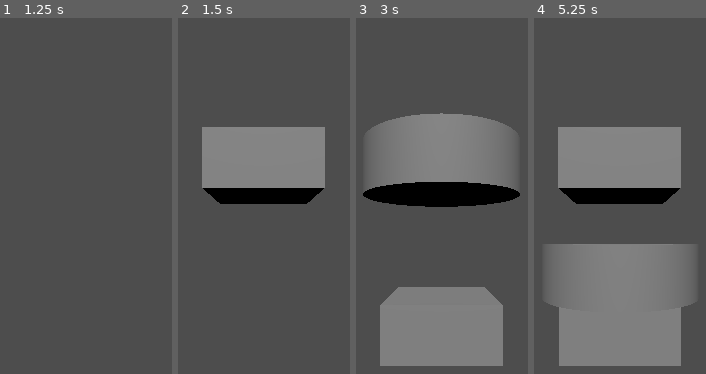
Above: before the commit, frames 1-4 (left to right).
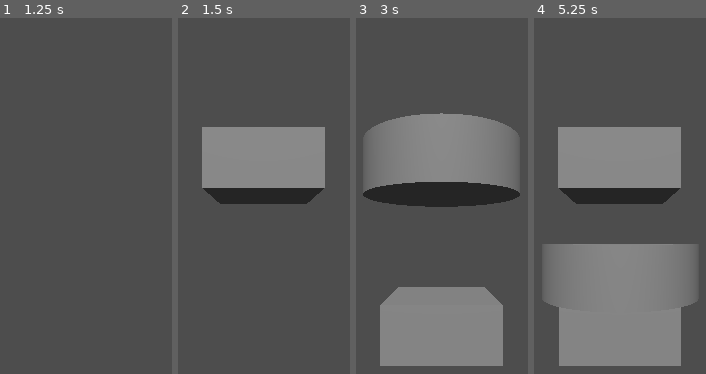
Above: after the commit, the same moments.

Repository: dream-team-reborn/godot-wild-jam-73
Game: Godot game, scene res://scenes/game.tscn
Two runs of this game, one before a commit and one after it. Both use one fixed random seed, a clock stepped at 60 frames per second and the inputs below. Before the commit the project has no main scene; this scene is started directly in both runs.
Inputs:
- Up to frame 1 (1.25 s): tap Enter at 0.5 s; hold Right (move_right) from 0.53 s (still down)
- Up to frame 2 (1.5 s): tap Space at 1.25 s; release Right (move_right) at 1.28 s; hold Down (move_down) from 1.28 s (still down)
- Up to frame 3 (3 s): release Down (move_down) at 2.03 s; hold Right (move_right) 2.03-2.78 s; tap Enter at 2.75 s; hold Up (move_up) from 2.78 s (still down)
- Up to frame 4 (5.25 s): release Up (move_up) at 3.53 s; hold Left (move_left) 3.53-5.03 s; tap Space at 4.25 s; tap Enter at 5 s; hold Down (move_down) from 5.03 s (still down)

Frame 1 is identical in both runs. In frame 2, 2.7% of the frame differs, in the area x 14-85%, y 47-53%; in frame 3, 5.0%, in the area x 4-96%, y 46-54%; in frame 4, 2.7%.

Commit message:
feat(eventbus): add base eventbus signals

Diff:
--- a/project.godot
+++ b/project.godot
@@ -11,12 +11,9 @@
 [application]
 
 config/name="GodotWildJam73"
+run/main_scene="res://scenes/game.tscn"
 config/features=PackedStringArray("4.3", "GL Compatibility")
 config/icon="res://icon.svg"
-
-[autoload]
-
-PlayerInputHandler="*res://scripts/input_handler.gd"
 
 [editor_plugins]
 
--- a/scenes/game.tscn
+++ b/scenes/game.tscn
@@ -1,14 +1,48 @@
-[gd_scene load_steps=3 format=3 uid="uid://clxbd7k7xwawk"]
+[gd_scene load_steps=11 format=3 uid="uid://clxbd7k7xwawk"]
 
 [ext_resource type="Script" path="res://scripts/module_spawner.gd" id="1_3ofxf"]
+[ext_resource type="Script" path="res://scripts/input_handler.gd" id="2_4aiat"]
+[ext_resource type="Script" path="res://addons/eventbus/src/eventbus_core.gd" id="3_m415n"]
+[ext_resource type="Script" path="res://addons/eventbus/src/eventbus_signal.gd" id="4_orxbs"]
+[ext_resource type="Script" path="res://addons/eventbus/src/eventbus_signal_param_def.gd" id="5_8rpo1"]
+
+[sub_resource type="Resource" id="Resource_3i4b7"]
+script = ExtResource("5_8rpo1")
+name = &"shape"
+type = 2
+
+[sub_resource type="Environment" id="Environment_g8yu1"]
+
+[sub_resource type="CameraAttributesPhysical" id="CameraAttributesPhysical_fnq3s"]
+
+[sub_resource type="Compositor" id="Compositor_3uttq"]
 
 [sub_resource type="BoxShape3D" id="BoxShape3D_bmdca"]
 size = Vector3(100, 1, 100)
 
 [node name="Game" type="Node3D"]
 
+[node name="LocalEventBus" type="Node" parent="."]
+unique_name_in_owner = true
+script = ExtResource("3_m415n")
+
+[node name="shape_selected" type="Node" parent="LocalEventBus"]
+script = ExtResource("4_orxbs")
+params = Array[ExtResource("5_8rpo1")]([SubResource("Resource_3i4b7")])
+
+[node name="InputHandler" type="Node" parent="."]
+script = ExtResource("2_4aiat")
+
+[node name="WorldEnvironment" type="WorldEnvironment" parent="."]
+environment = SubResource("Environment_g8yu1")
+camera_attributes = SubResource("CameraAttributesPhysical_fnq3s")
+compositor = SubResource("Compositor_3uttq")
+
 [node name="DirectionalLight3D" type="DirectionalLight3D" parent="."]
 transform = Transform3D(1, 0, 0, 0, 0.721059, 0.692873, 0, -0.692873, 0.721059, 0, 2.94228, 0)
+
+[node name="Camera3D" type="Camera3D" parent="."]
+transform = Transform3D(1, 0, 0, 0, 1, 0, 0, 0, 1, 0, 4.04313, 11.5665)
 
 [node name="Floor" type="StaticBody3D" parent="."]
 
@@ -16,9 +50,8 @@
 transform = Transform3D(1, 0, 0, 0, 1, 0, 0, 0, 1, 0, -0.5, 0)
 shape = SubResource("BoxShape3D_bmdca")
 
-[node name="Camera3D" type="Camera3D" parent="."]
-transform = Transform3D(1, 0, 0, 0, 1, 0, 0, 0, 1, 0, 4.04313, 11.5665)
-
 [node name="ModuleSpawner" type="Node3D" parent="."]
 transform = Transform3D(1, 0, 0, 0, 1, 0, 0, 0, 1, 0, 7, 0)
 script = ExtResource("1_3ofxf")
+
+[connection signal="visibility_changed" from="ModuleSpawner" to="InputHandler" method="_on_module_spawner_visibility_changed"]
--- a/scripts/input_handler.gd
+++ b/scripts/input_handler.gd
@@ -1,6 +1,4 @@
 extends Node
-
-signal spawn_module(shape)
 
 func _input(event: InputEvent) -> void:
 	if event.is_action_pressed("move_right"):
@@ -10,8 +8,9 @@
 		print("left!")
 
 	if event.is_action_pressed("move_up"):
-		spawn_module.emit(Module.ModuleShape.CYLINDER)
+		%LocalEventBus.publish("shape_selected", [Module.ModuleShape.CYLINDER])
 		print("up!")
 
 	if event.is_action_pressed("move_down"):
-		spawn_module.emit(Module.ModuleShape.BOX)
+		%LocalEventBus.publish("shape_selected", [Module.ModuleShape.BOX])
+		print("down!")
--- a/scripts/module_spawner.gd
+++ b/scripts/module_spawner.gd
@@ -1,10 +1,11 @@
-class_name ModuleSpawner extends Node
+extends Node
 
 var module_scene = preload("res://scenes/game_prefabs/module.tscn")
 
 # Called when the node enters the scene tree for the first time.
 func _ready() -> void:
-	PlayerInputHandler.spawn_module.connect(_on_spawn_module)
+	%LocalEventBus.connect("shape_selected", _on_spawn_module)
+	pass
 
 # Called every frame. 'delta' is the elapsed time since the previous frame.
 func _process(delta: float) -> void:
